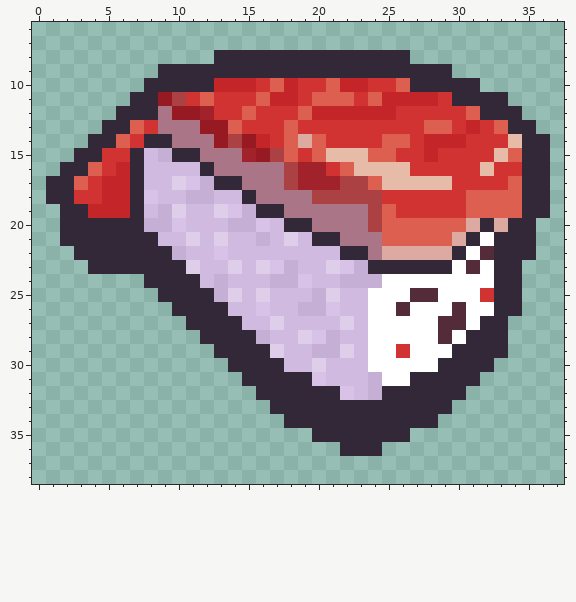
Pixel-art sprite -- res/UI/CharacterSelect/Thumb07.png. Above: the version before the commit.
The file is 44x44 pixels. Colours within 5 levels of each other are drawn and written as one. Shown: x 0..37, y 6..38.
The result:
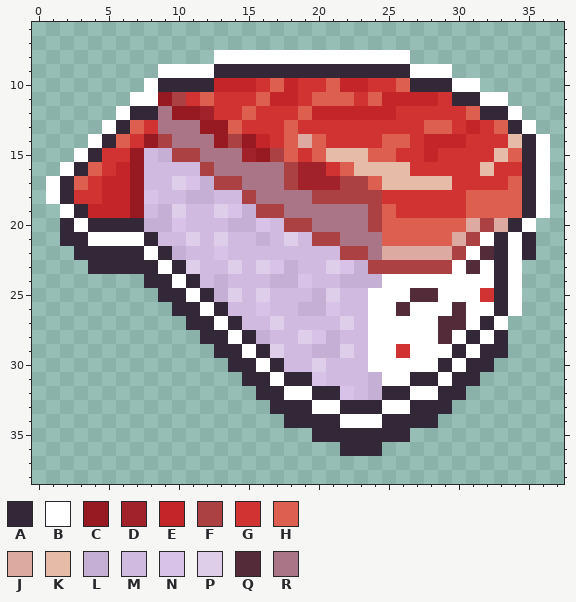
Palette (. is transparent): A #322838  B #ffffff  C #971921  D #a1222a  E #c42528  F #ab4142  G #d13232  H #dd5f4f  J #dcaaa1  K #e6bca8  L #c5afd5  M #d0bae0  N #d8c2e8  P #deceea  Q #542c39  R #aa7586
Changes in this commit:
y 8: x 13..26 AAAAAAAAAAAAAA -> BBBBBBBBBBBBBB
y 9: x 9..12 AAAA -> BBBB; x 27..29 AAA -> BBB
y 10: x 8 A -> B; x 30..31 AA -> BB
y 11: x 7..8 AA -> BB; x 32..33 AA -> BB
y 12: x 6 A -> B; x 34 A -> B
y 13: x 5 A -> B; x 35 A -> B
y 14: x 4 A -> B; x 8..9 AA -> CF; x 36 A -> B
y 15: x 3 A -> B; x 7 A -> C; x 10..11 AA -> FF; x 36 A -> B
y 16: x 2 A -> B; x 7 A -> C; x 12 A -> F; x 36 A -> B
y 17: x 1 A -> B; x 7 A -> C; x 13..14 AA -> FF; x 36 A -> B
y 18: x 1 A -> B; x 7 A -> C; x 15 A -> F; x 36 A -> B
y 19: x 2 A -> B; x 7 A -> C; x 16..17 AA -> FF; x 36 A -> B
y 20: x 3 A -> B; x 18..19 AA -> FF; x 32 A -> F; x 35 A -> B
y 21: x 4..7 AAAA -> BBBB; x 20..21 AA -> FF; x 31 A -> F; x 34 A -> B
y 22: x 8 A -> B; x 22..23 AA -> FF; x 30 A -> F; x 34 A -> B
y 23: x 9 A -> B; x 24..29 AAAAAA -> FFFFFF; x 34 A -> B
y 24: x 10 A -> B; x 34 A -> B
y 25: x 11 A -> B; x 34 A -> B
y 26: x 12 A -> B; x 34 A -> B
y 27: x 13 A -> B; x 33 A -> B
y 28: x 14 A -> B; x 32 A -> B
y 29: x 15 A -> B; x 31 A -> B
y 30: x 16 A -> B; x 30 A -> B
y 31: x 17 A -> B; x 29 A -> B
y 32: x 18..19 AA -> BB; x 27..28 AA -> BB
y 33: x 20..21 AA -> BB; x 25..26 AA -> BB
y 34: x 22..24 AAA -> BBB
